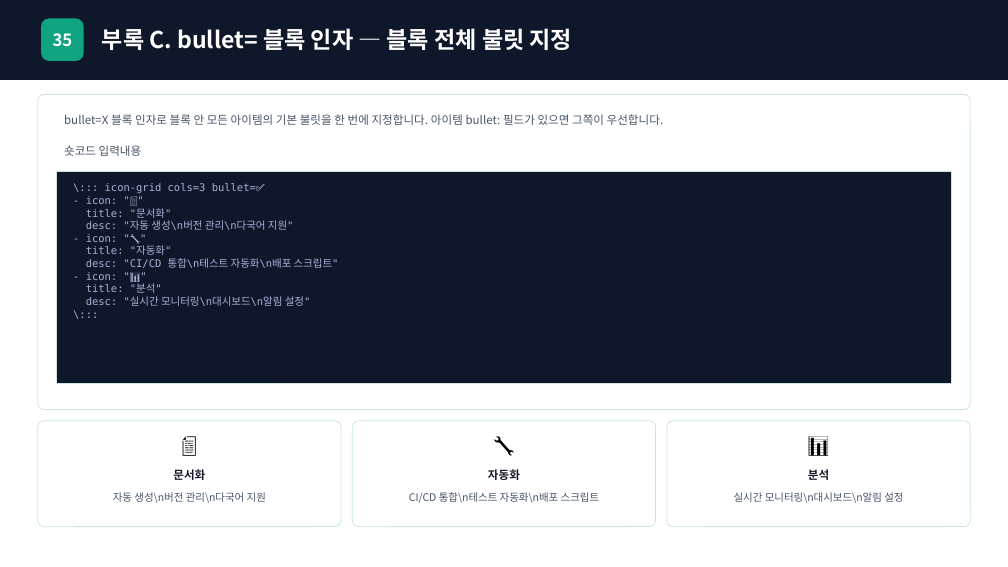
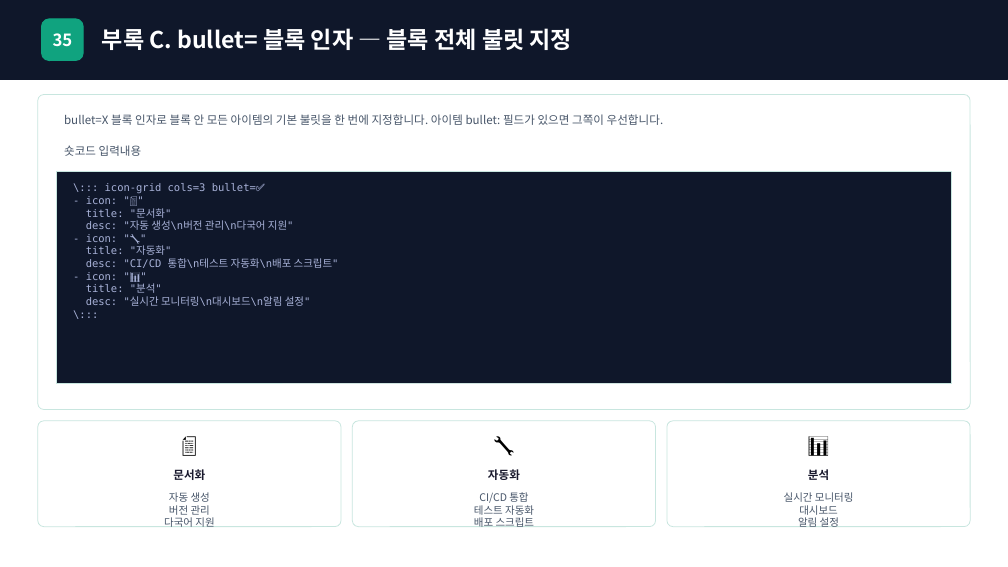
Before and after one commit to chamgil71/creative-spark, a slide deck: slide 36 of public/showcase/showcase.pptx. Drawn at 1008x567 pixels with LibreOffice and Linux fonts; fonts in the diff are those of the drawing. Boxes give left, top, right and bottom in pixels: in the first picture for what was removed or moved away, otherwise in the second. Text is boxed around its words. In the diff, an @@ line names an element or a change of style, - is before the commit and + after.

```diff
--- a/public/showcase/showcase.pptx
+++ b/public/showcase/showcase.pptx
@@ text at (x1=164, y1=492, x2=214, y2=527): text changed @@
-자동 생성\n버전 관리\n다국어 지원
+자동 생성
+버전 관리
+다국어 지원
@@ text at (x1=474, y1=492, x2=535, y2=527): text changed @@
-CI/CD 통합\n테스트 자동화\n배포 스크립트
+CI/CD 통합
+테스트 자동화
+배포 스크립트
@@ text at (x1=784, y1=492, x2=854, y2=527): text changed @@
-실시간 모니터링\n대시보드\n알림 설정
+실시간 모니터링
+대시보드
+알림 설정
```
Also in this commit, not shown: 2 other slides changed, 53 other files.
